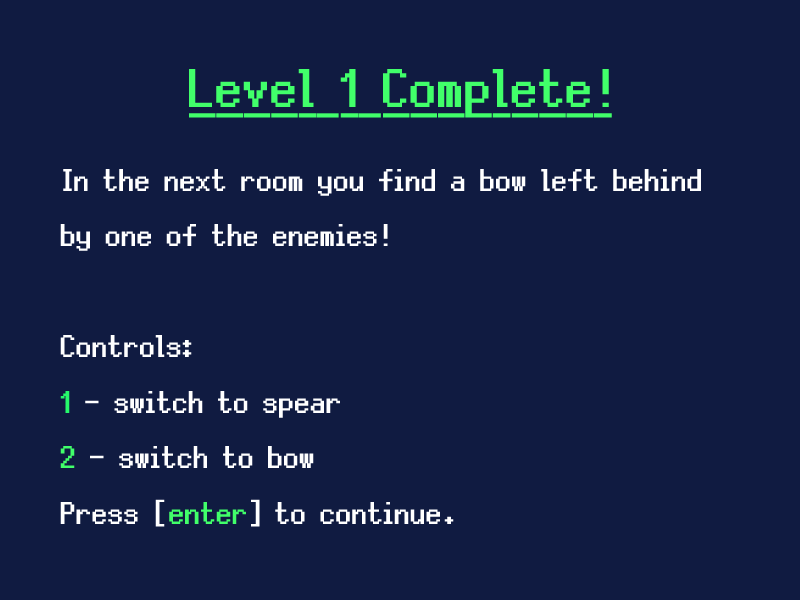
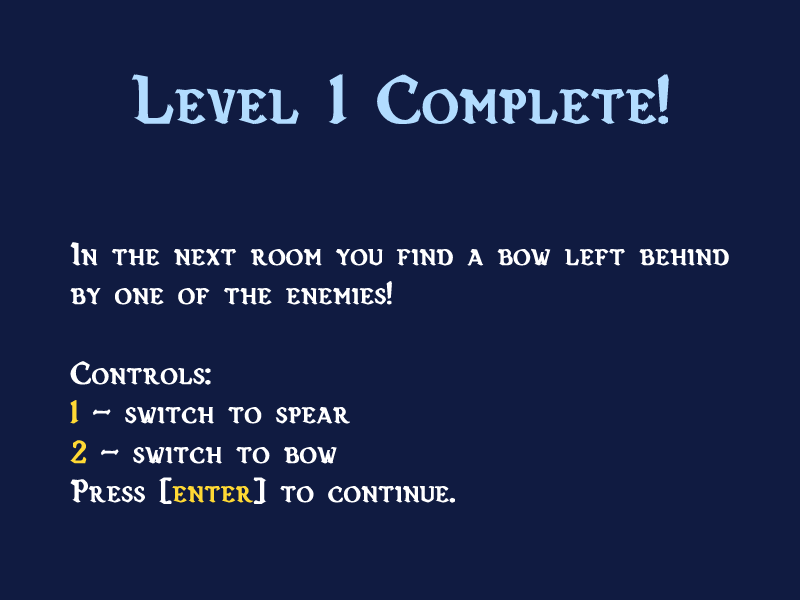
Two versions of the same layered image (800px x 600px). Layer-by-layer changes:
painted on "Level 1 Complete!" over (131, 69, 669, 125)
painted on "In the next room you find a bow" over (60, 169, 729, 527)
